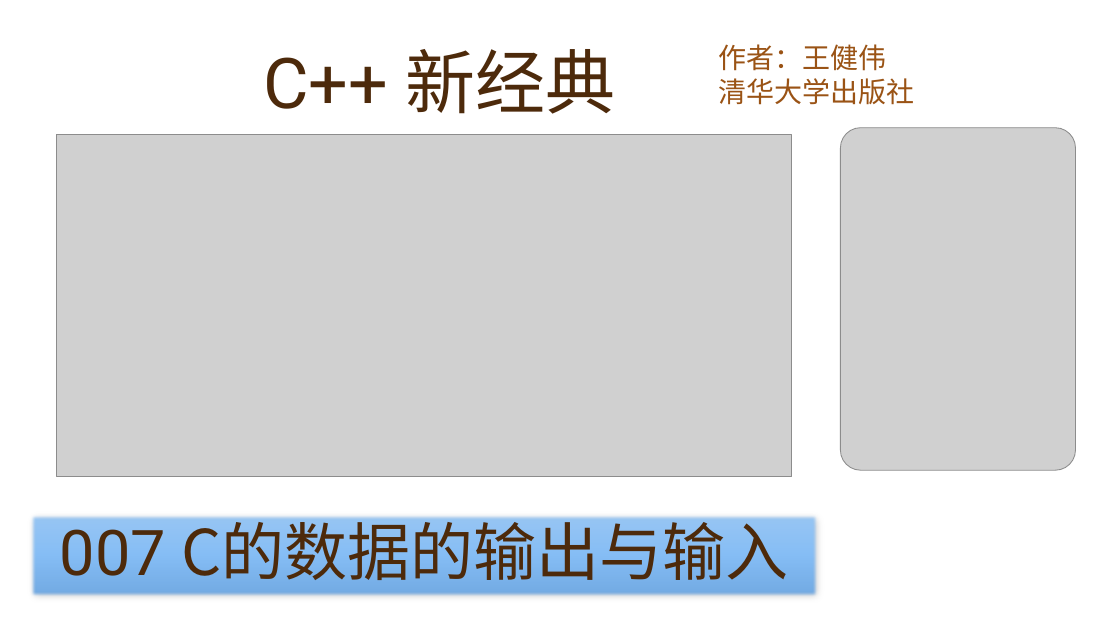
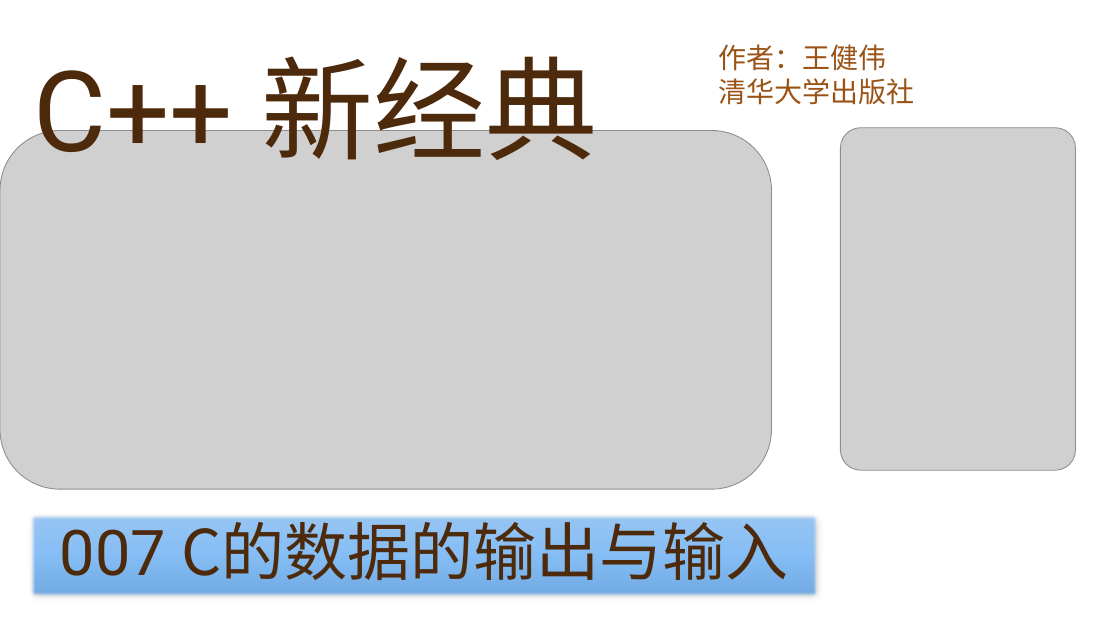
Before and after one commit to yasenstar/learn_cpp, a slide deck: slide 7 of cpp_new/C++ 新经典.pptx. Drawn at 1120x630 pixels with LibreOffice and Linux fonts; fonts in the diff are those of the drawing; grey boxes stand for pictures; background and template pictures are left out. Boxes give left, top, right and bottom in pixels: in the first picture for what was removed or moved away, otherwise in the second. Text is boxed around its words. In the diff, an @@ line names an element or a change of style, - is before the commit and + after.

```diff
--- a/cpp_new/C++ 新经典.pptx
+++ b/cpp_new/C++ 新经典.pptx
@@ title "C++ 新经典": place and size @@
-title "C++ 新经典" at <box>263,49,616,114</box>
+title "C++ 新经典" at <box>33,37,597,178</box>
@@ title "C++ 新经典" at <box>33,37,597,178</box>: size 60 to 96 pt; vertical alignment bottom to middle @@
@@ picture: place and size @@
-picture at <box>56,134,792,476</box>
+picture at <box>0,130,771,489</box>
```
Also in this commit, not shown: 10 other slides changed, 1 slide added, 29 other files.
